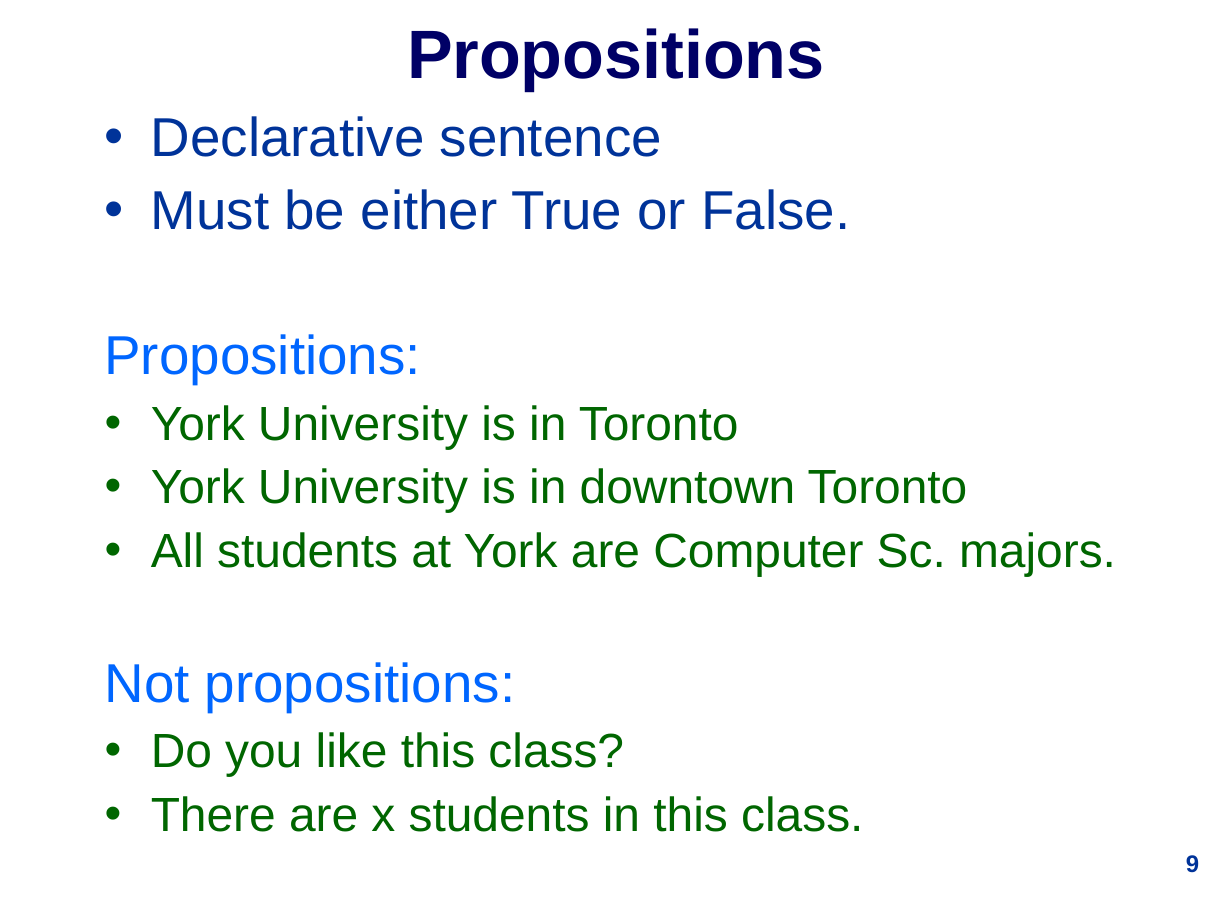
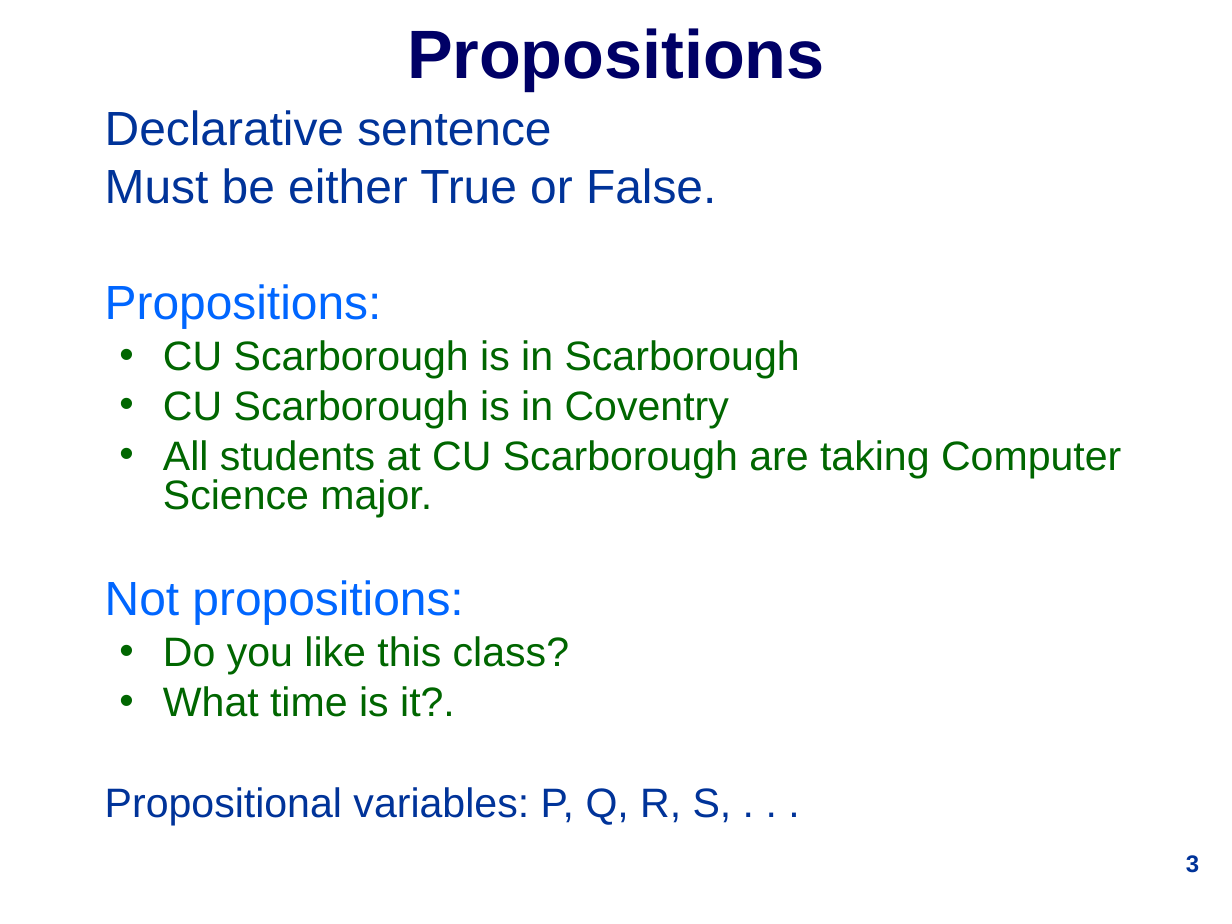
Before and after one commit to udohsolomon/lecture_slide_programming, a slide deck: slide 3 of week_1/1019Lec1.ppt (slide 9 before the commit). Drawn at 1232x924 pixels with LibreOffice and Linux fonts; fonts in the diff are those of the drawing. Boxes give left, top, right and bottom in pixels: in the first picture for what was removed or moved away, otherwise in the second. Text is boxed around its words. In the diff, an @@ line names an element or a change of style, - is before the commit and + after.

```diff
--- a/week_1/1019Lec1.ppt
+++ b/week_1/1019Lec1.ppt
@@ text at [105,110,716,675]: size 32 to 28 pt in "Declarative sentence", "Must be either True or False.", "Propositions:", "Not propositions:"; size 28 to 24 pt in "Do you like this class?"; bullet • to none; line spacing 0.9 to 0.8; less space between paragraphs; indent changed @@
@@ text at [163,340,1121,517]: text changed; size 28 to 24 pt @@
-• York University is in Toronto
-• York University is in downtown Toronto
-• All students at York are Computer Sc. majors.
+• CU Scarborough is in Scarborough
+• CU Scarborough is in Coventry
+• All students at CU Scarborough are taking Computer Science major.
@@ text at [105,686,732,826]: text changed; size 28 to 24 pt; text colour #006600 to #003399 @@
-• There are x students in this class.
+• What time is it?.
+Propositional variables: P, Q, R, S, . . .
@@ page number at [1186,855,1199,873]: text changed @@
-9
+3
```
Also in this commit, not shown: 8 other slides changed, 10 slides added, 12 slides removed.
